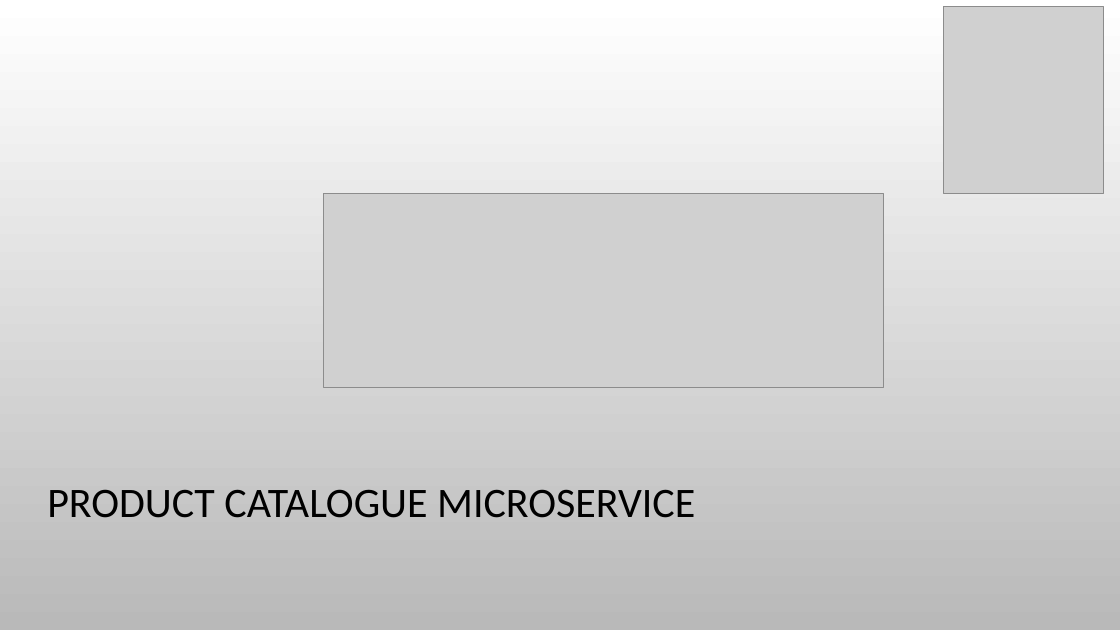
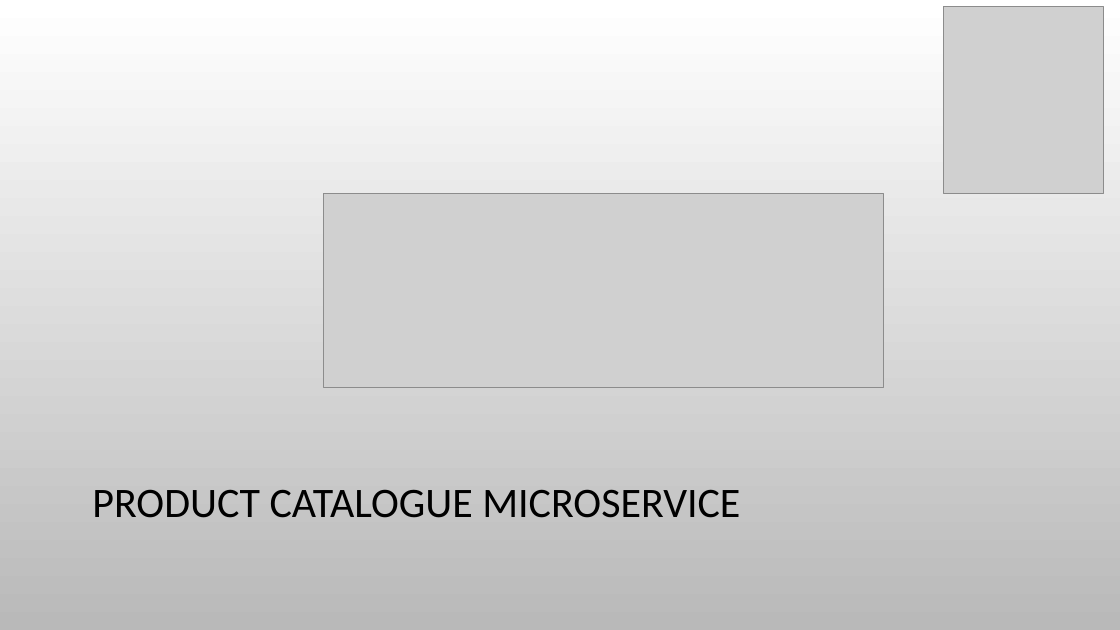
Before and after one commit to snavarropino/nancyFxSession, a slide deck: slide 7 of nancyFx.pptx. Drawn at 1120x630 pixels with LibreOffice and Linux fonts; fonts in the diff are those of the drawing; grey boxes stand for pictures; background and template pictures are left out. Boxes give left, top, right and bottom in pixels: in the first picture for what was removed or moved away, otherwise in the second. Text is boxed around its words. In the diff, an @@ line names an element or a change of style, - is before the commit and + after.

```diff
--- a/nancyFx.pptx
+++ b/nancyFx.pptx
@@ title "PRODUCT CATALOGUE MICROSERVICE": place and size @@
-title "PRODUCT CATALOGUE MICROSERVICE" at [47, 489, 695, 518]
+title "PRODUCT CATALOGUE MICROSERVICE" at [92, 489, 740, 518]
```
Also in this commit, not shown: 2 other slides changed.
